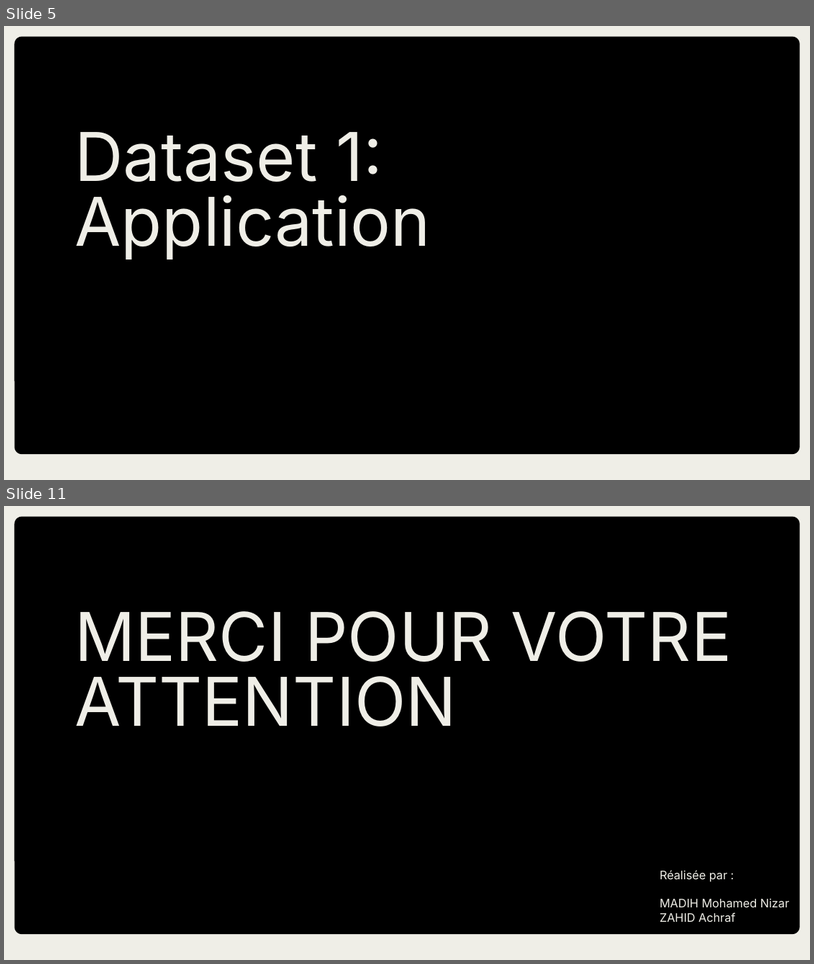
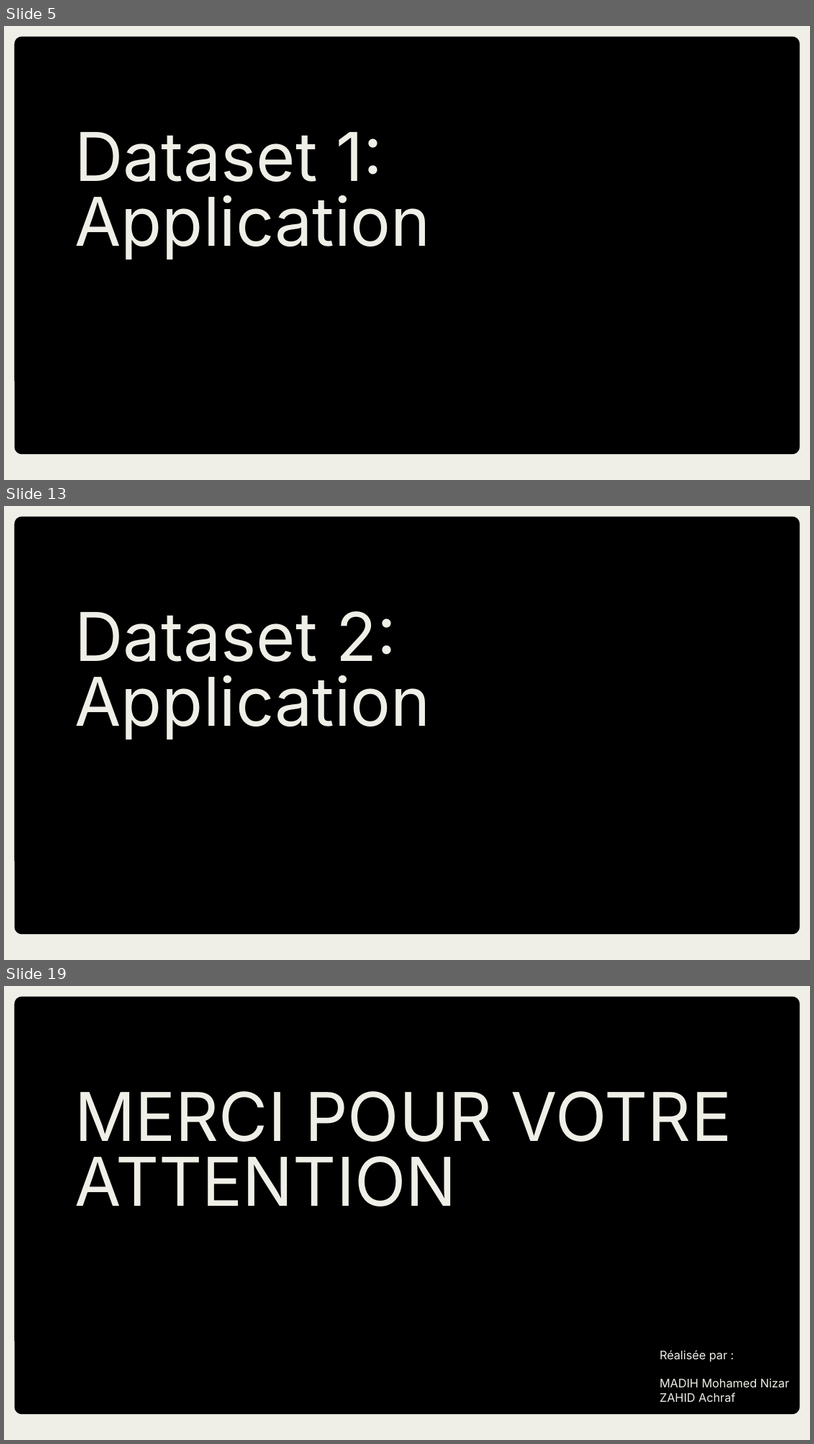
Before and after one commit to nizarover/Projet-Data-Analyst, a slide deck: Projects/Data Analyst/Presentation ACP.pptx. Shown one above the other, each under a label of ours: slides 5 and 11 before the commit, slides 5, 13 and 19 after it; the slides between them are not shown. The pictures are 814x964 and 814x1444 pixels, drawn with LibreOffice and Linux fonts; fonts in the diff are those of the drawing. Boxes give left, top, right and bottom in pixels: in the first picture for what was removed or moved away, otherwise in the second. Text is boxed around its words. In the diff, an @@ line names an element or a change of style, - is before the commit and + after.

```diff
--- a/Projects/Data Analyst/Presentation ACP.pptx
+++ b/Projects/Data Analyst/Presentation ACP.pptx
@@ slide 13 added at [4,506,810,960], background #EFEEE7; not listed: 1 template element that a slide beside it also shows @@
@@ title added at [75,611,431,739], 60 pt, text #EFEEE7 @@
+Dataset 2:
+Application
@@ what was slide 11 is now slide 19 @@
```
Also in this commit, not shown: 7 slides changed, 7 other slides added, 3 other files.
